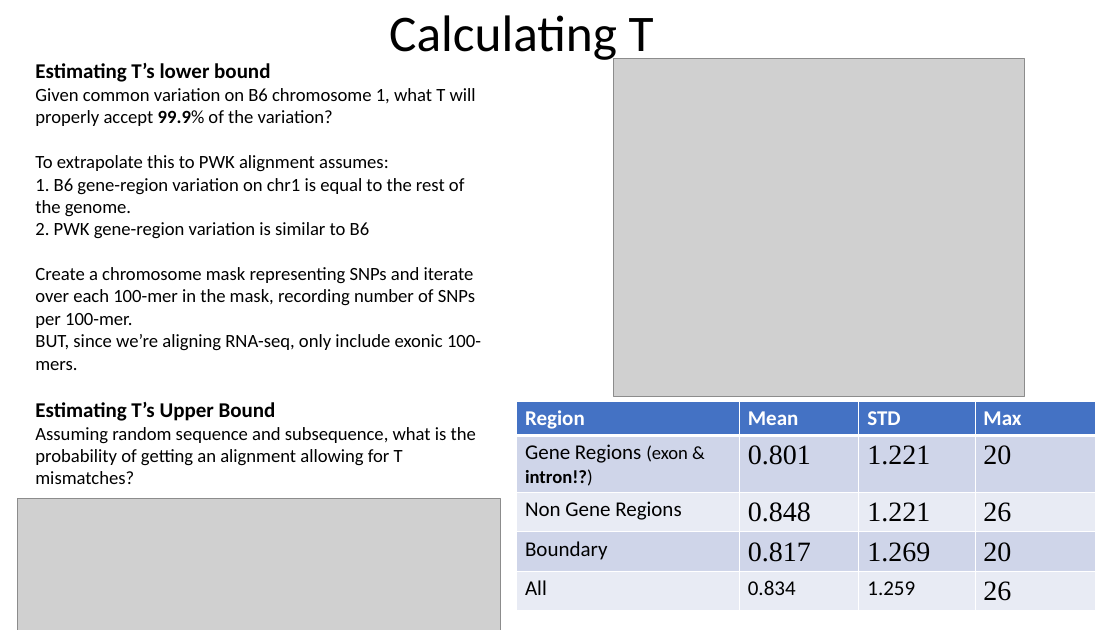
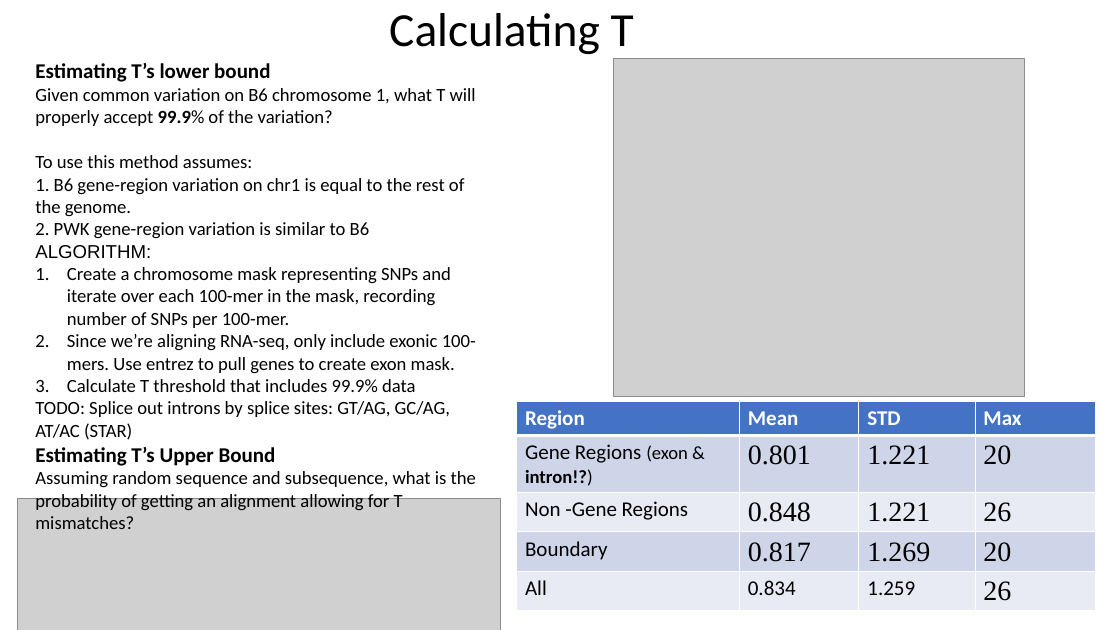
Before and after one commit to nathanieljevans/BMI650, a slide deck: slide 3 of FINAL_PROJECT/Algorithms_Final_Project.pptx. Drawn at 1120x630 pixels with LibreOffice and Linux fonts; fonts in the diff are those of the drawing; grey boxes stand for pictures. Boxes give left, top, right and bottom in pixels: in the first picture for what was removed or moved away, otherwise in the second. Text is boxed around its words. In the diff, an @@ line names an element or a change of style, - is before the commit and + after.

```diff
--- a/FINAL_PROJECT/Algorithms_Final_Project.pptx
+++ b/FINAL_PROJECT/Algorithms_Final_Project.pptx
@@ text "Calculating T" at <box>389,13,634,54</box>: size 44 to 40.7 pt; line spacing 0.9 to 0.7 @@
@@ text at <box>35,155,253,168</box>: text changed @@
-To extrapolate this to PWK alignment assumes:
+To use this method assumes:
@@ text at <box>35,245,151,259</box>: paragraph added @@
+ALGORITHM:
@@ text at <box>67,267,450,328</box>: bullet none to 1. @@
@@ text at <box>35,334,476,440</box>: text changed @@
-BUT, since we’re aligning RNA-seq, only include exonic 100-mers.
+2. Since we’re aligning RNA-seq, only include exonic 100-mers. Use entrez to pull genes to create exon mask.
+3. Calculate T threshold that includes 99.9% data
+TODO: Splice out introns by splice sites: GT/AG, GC/AG, AT/AC (STAR)
@@ table at <box>517,402,1096,618</box> @@
-row 3, column 1: Non Gene Regions
+row 3, column 1: Non -Gene Regions
@@ borders changed @@
```
Also in this commit, not shown: 2 other slides changed, 2 other files.
